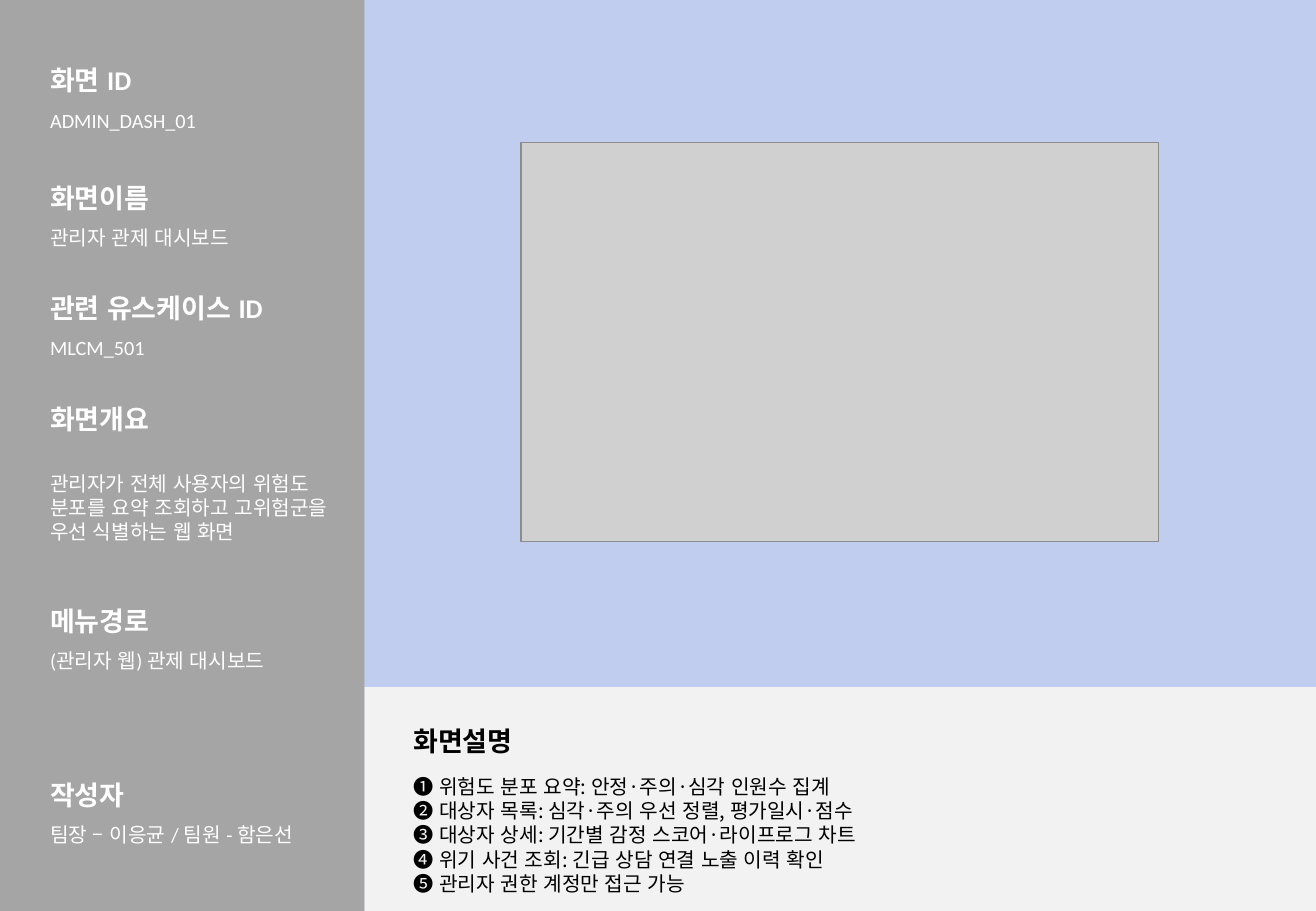
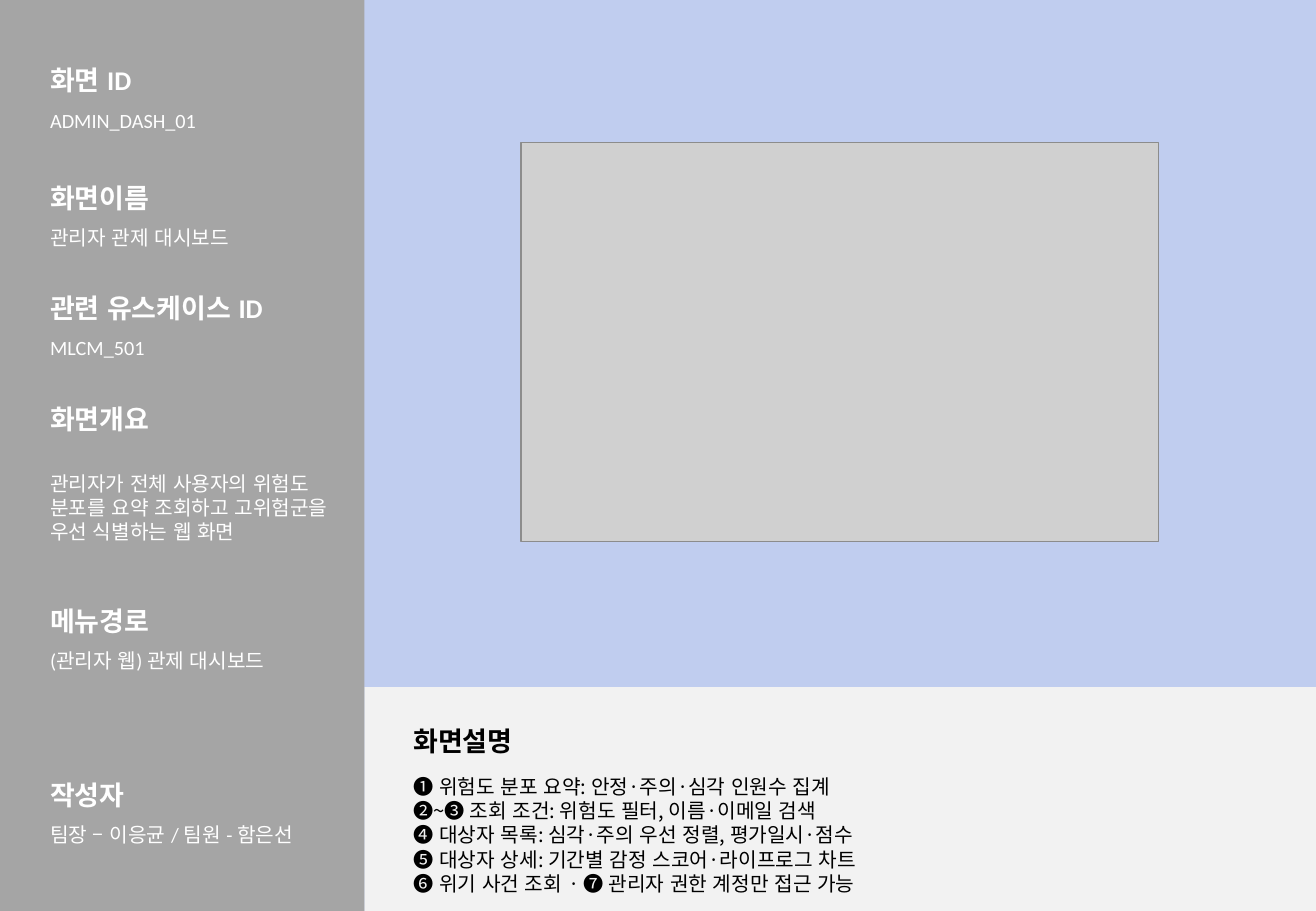
Before and after one commit to 2026-SMHRD-KDT-HealthCare-5/lisn, a slide deck: slide 21 of Documents/화면설계서_귀기울임.pptx. Drawn at 1316x911 pixels with LibreOffice and Linux fonts; fonts in the diff are those of the drawing; grey boxes stand for pictures. Boxes give left, top, right and bottom in pixels: in the first picture for what was removed or moved away, otherwise in the second. Text is boxed around its words. In the diff, an @@ line names an element or a change of style, - is before the commit and + after.

```diff
--- a/Documents/화면설계서_귀기울임.pptx
+++ b/Documents/화면설계서_귀기울임.pptx
@@ text at bbox=[413, 801, 856, 897]: text changed @@
-❷ 대상자 목록: 심각·주의 우선 정렬, 평가일시·점수
-❸ 대상자 상세: 기간별 감정 스코어·라이프로그 차트
-❹ 위기 사건 조회: 긴급 상담 연결 노출 이력 확인
-❺ 관리자 권한 계정만 접근 가능
+❷~❸ 조회 조건: 위험도 필터, 이름·이메일 검색
+❹ 대상자 목록: 심각·주의 우선 정렬, 평가일시·점수
+❺ 대상자 상세: 기간별 감정 스코어·라이프로그 차트
+❻ 위기 사건 조회 · ❼ 관리자 권한 계정만 접근 가능
```
Also in this commit, not shown: 4 other slides changed, 7 other files.
